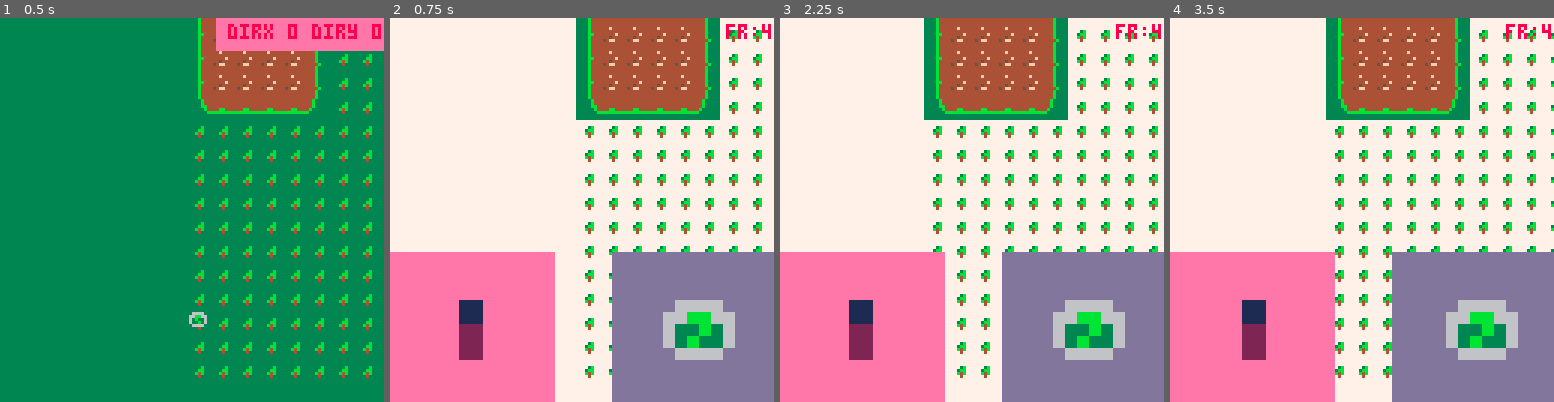
Above: before the commit, frames 1-4 (left to right).
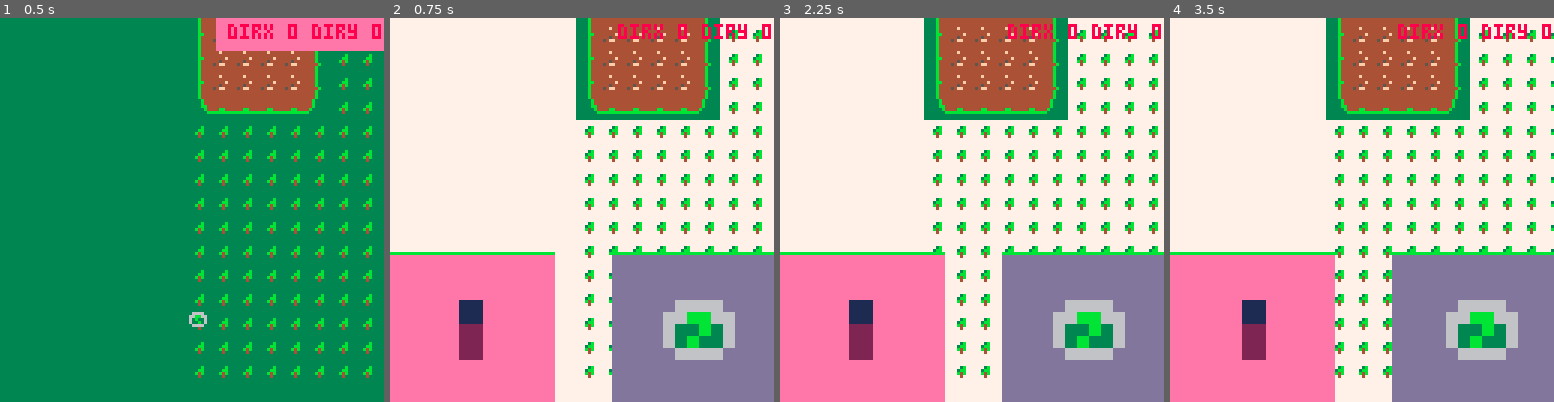
Above: after the commit, the same moments.

Repository: matthiasbruns/pico-8
Game: PICO-8 cartridge rpg/rpg.p8
The game is run twice, just before and just after one commit, with the same random seed, the same clock (stepped at 60 frames per second) and the same inputs.
Inputs:
- Up to frame 1 (0.5 s): tap X (X key) at 0.33 s
- Up to frame 2 (0.75 s): tap O (Z key) at 0.7 s
- Up to frame 3 (2.25 s): tap X (X key) at 1.07, 1.85 s; hold Right 1.6-2.1 s; tap O (Z key) at 1.7, 2.1 s; hold Up from 2.15 s (still down)
- Up to frame 4 (3.5 s): release Up at 2.42 s; hold Right 2.47-3.03 s; tap O (Z key) at 2.5, 2.9, 3.3 s; tap X (X key) at 2.97 s; hold Left from 3.08 s (still down)

Frame 1 is identical in both runs. In frame 2, 1.2% of the frame differs, in the area x 0-100%, y 1-62%; in frame 3, 1.2%; in frame 4, 1.2%.

Commit message:
addd hp bars

Diff:
--- a/rpg/rpg.p8
+++ b/rpg/rpg.p8
@@ -73,28 +73,20 @@
  -- larger (screen.w * 0.5) = overlap
  local width = (screen.w * 0.5) - 10
 
+ local enemyactor = actors[enemy]
  -- left rect
  rectfill(xmin, ymin - height, xmin + width, ymin, 14)
  --right rect
  rectfill(xmin + screen.w, ymin - height, xmin + screen.w - width, ymin, 13)
 
- --[[
-  sspr sx sy sw sh dx dy [dw dh] [flip_x] [flip_y]
-
-		Stretch rectangle from sprite sheet (sx, sy, sw, sh) // given in pixels
-		and draw in rectangle (dx, dy, dw, dh)
-		Colour 0 drawn as transparent by default (see palt())
-		dw, dh defaults to sw, sh
-		flip_x=true to flip horizontally
-		flip_y=true to flip vertically
- ]]
+ -- left health
+ line(xmin, ymin - height, xmin + width * (enemyactor.health / enemyactor.max_health), ymin - height, 11)
+ -- right health
+ line(xmin + screen.w - width * (enemyactor.health / enemyactor.max_health), ymin - height, xmin + screen.w, ymin - height, 11)
 
  -- draw player
  sspr(player.frame * 8, 0, 8, 8, xmin + width * 0.25 - player.w, ymin - height + 8, 32, 32)
-
  -- draw enemy
- local enemyactor = actors[enemy]
- dbg="fr:"..enemyactor.frame
  sspr(enemyactor.frame * 8, 0, 8, 8, xmin + screen.w - width * 0.75, ymin - height + 8, 32, 32, true, false)
 end
 
@@ -224,7 +216,8 @@
  actor.h=5
  actor.dirx=0
  actor.diry=0
- actor.health=1
+ actor.health=10
+ actor.max_health=10
  actor.spd=1
  actor.spr_index=0 -- start of sheet
  actor.frame=0 -- start of animation
